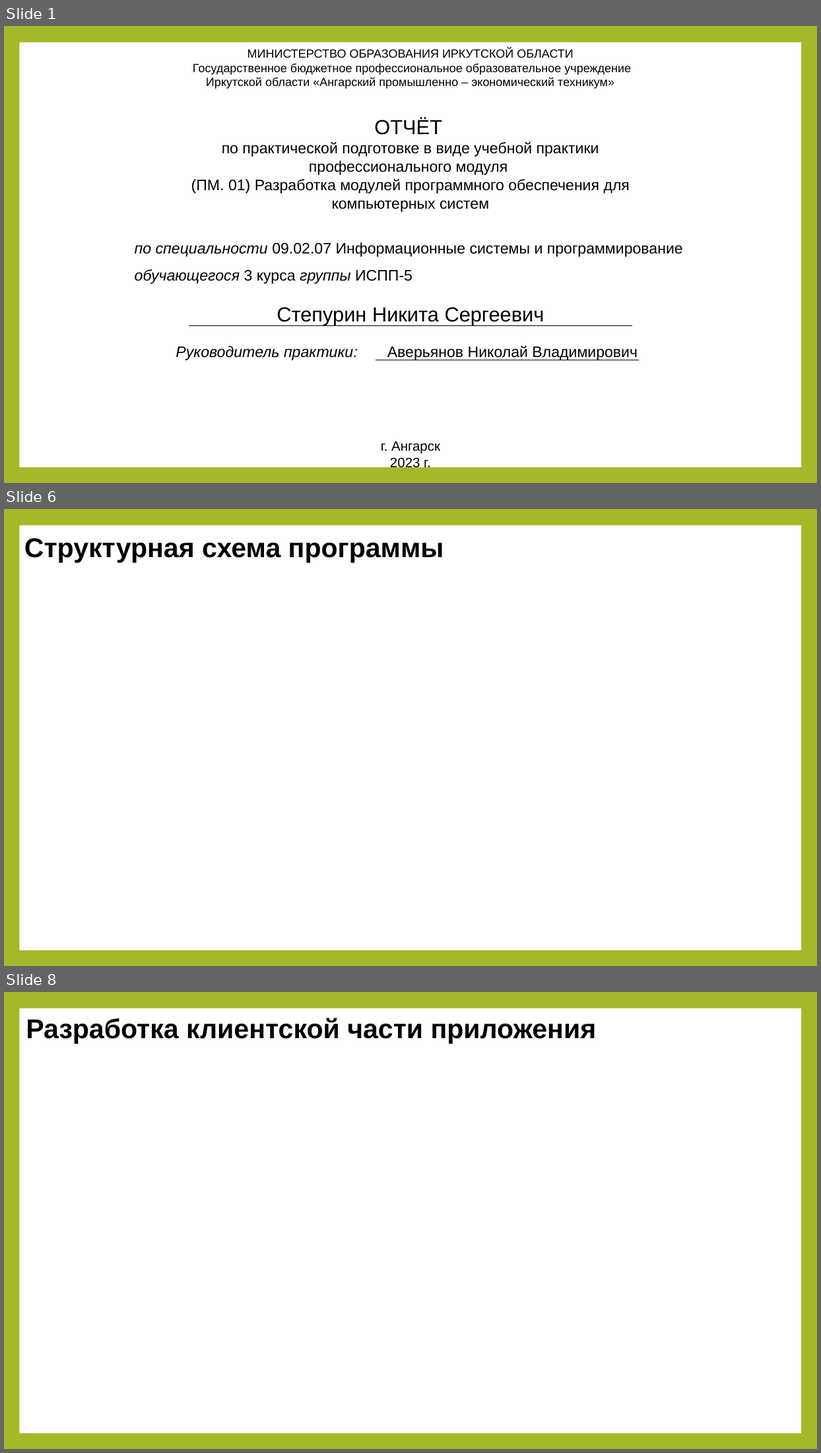
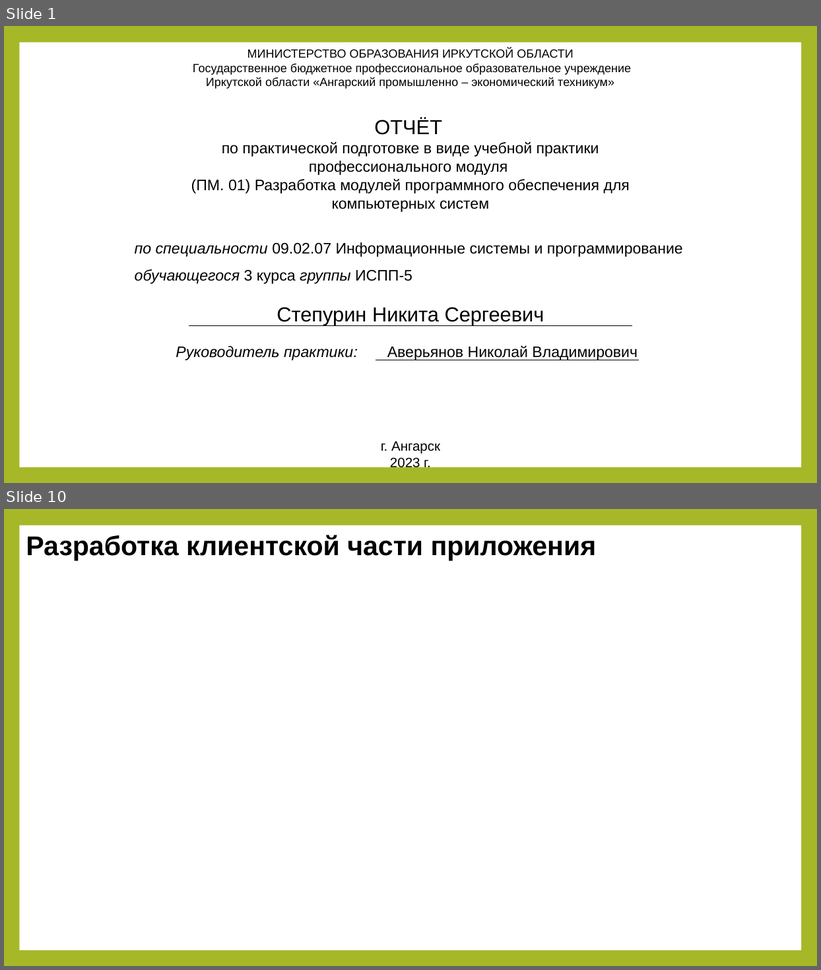
Before and after one commit to APET138/ISPP-5, a slide deck: Презентация1.pptx. Shown one above the other, each under a label of ours: slides 1, 6 and 8 before the commit, slides 1 and 10 after it; the slides between them are not shown. The pictures are 821x1453 and 821x970 pixels, drawn with LibreOffice and Linux fonts; fonts in the diff are those of the drawing. Boxes give left, top, right and bottom in pixels: in the first picture for what was removed or moved away, otherwise in the second. Text is boxed around its words. In the diff, an @@ line names an element or a change of style, - is before the commit and + after.

```diff
--- a/Презентация1.pptx
+++ b/Презентация1.pptx
@@ slide 6 removed at (x1=4, y1=509, x2=817, y2=966), background #A6B727; not listed: 1 template element that a slide beside it also shows @@
@@ text removed at (x1=24, y1=538, x2=444, y2=562) @@
-Структурная схема программы
@@ what was slide 8 is now slide 10 @@
```
Also in this commit, not shown: 6 slides changed, 3 slides added, 1 other slide removed.
